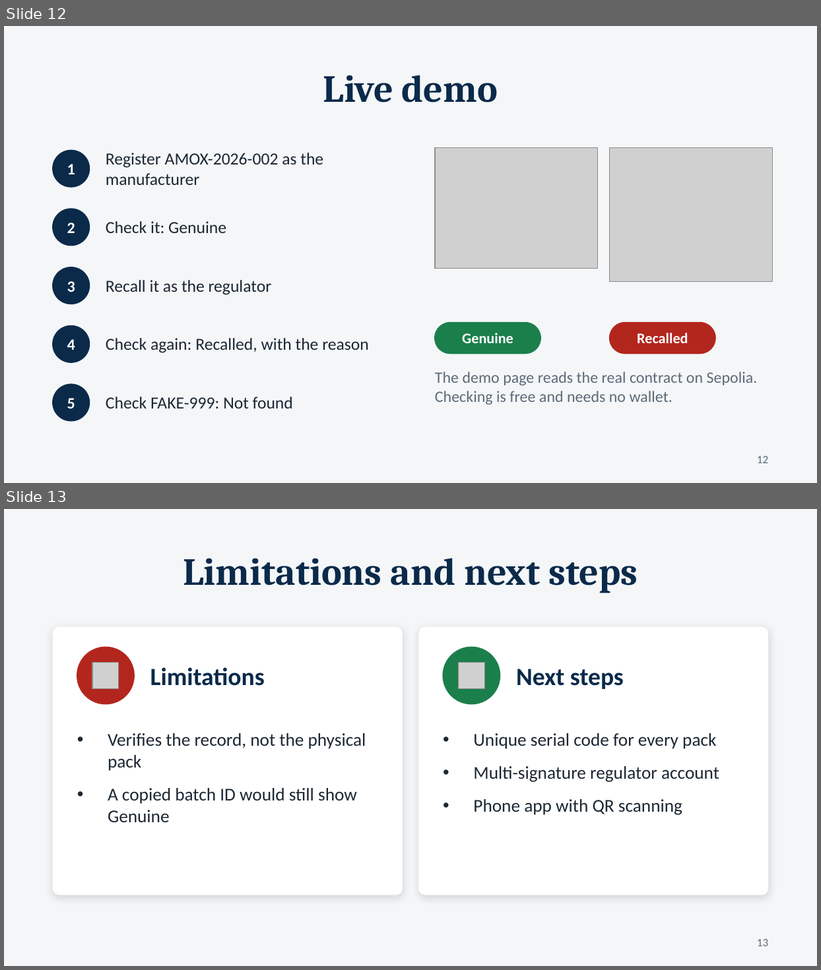
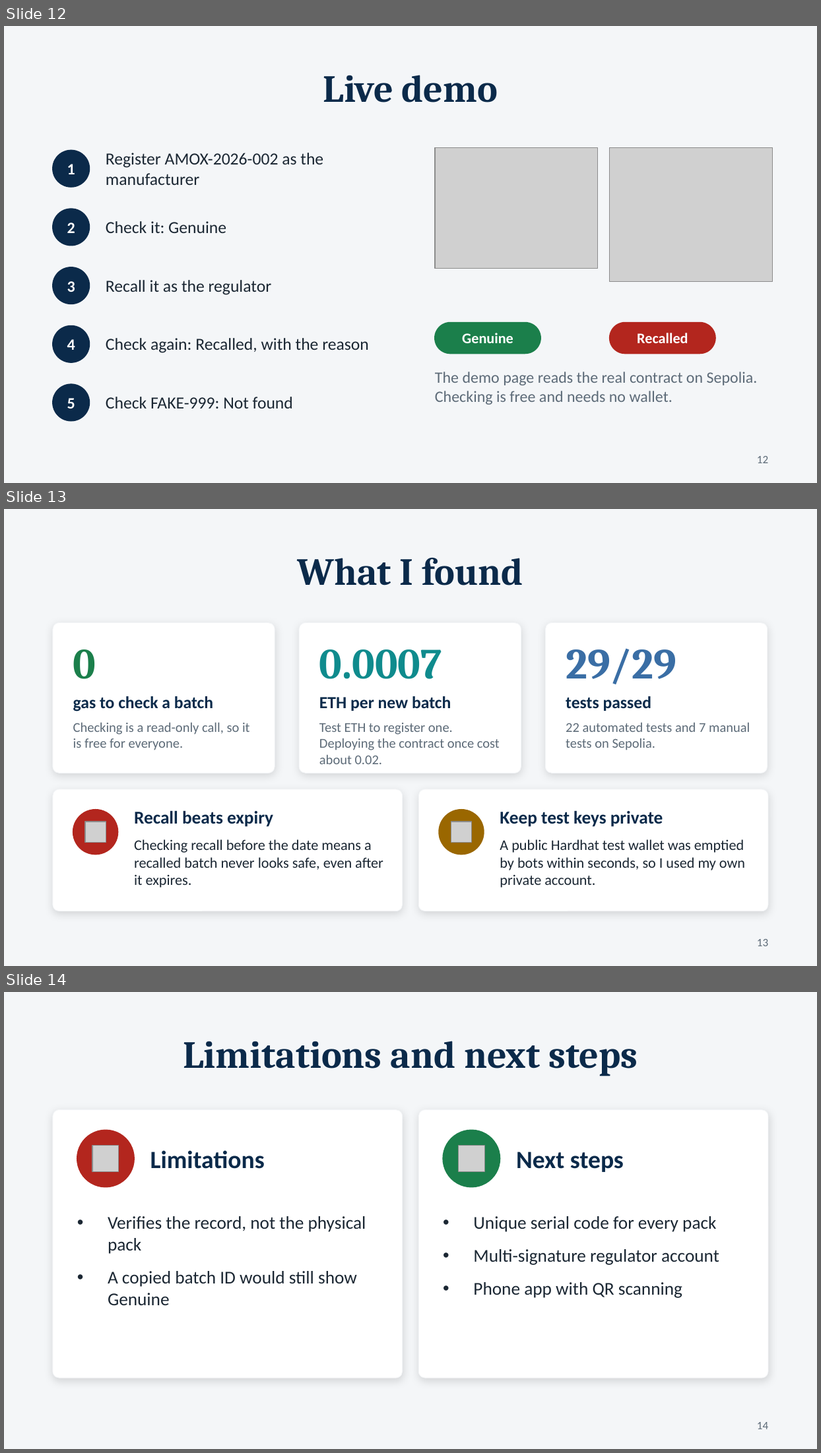
Before and after one commit to shasha-12/Medecine_Registry, a slide deck: docs/Presentation.pptx. Shown one above the other, each under a label of ours: slides 12 and 13 before the commit, slides 12, 13 and 14 after it. The pictures are 821x970 and 821x1453 pixels, drawn with LibreOffice and Linux fonts; fonts in the diff are those of the drawing; grey boxes stand for pictures. Boxes give left, top, right and bottom in pixels: in the first picture for what was removed or moved away, otherwise in the second. Text is boxed around its words. In the diff, an @@ line names an element or a change of style, - is before the commit and + after.

Commit message:
Add findings slide to deck and update oral script

```diff
--- a/docs/Presentation.pptx
+++ b/docs/Presentation.pptx
@@ slide 13 added at <box>4,509,817,966</box>, background #F4F6F8 @@
@@ title added at <box>298,557,523,586</box>, 34 pt, text #0B2A4A, bold @@
+What I found
@@ rounded rectangle added at <box>53,623,275,773</box>, fill #FFFFFF, outline #F4F6F8 0.5 pt @@
@@ rounded rectangle added at <box>299,623,521,773</box>, fill #FFFFFF, outline #F4F6F8 0.5 pt @@
@@ rounded rectangle added at <box>546,623,768,773</box>, fill #FFFFFF, outline #F4F6F8 0.5 pt @@
@@ text added at <box>73,650,96,679</box>, 38 pt, text #1B7F4B, bold @@
+0
@@ text added at <box>319,650,442,679</box>, 38 pt, text #0F8B8D, bold @@
+0.0007
@@ text added at <box>566,648,677,685</box>, 38 pt, text #3A6EA5, bold @@
+29/29
@@ text added at <box>73,696,213,712</box>, 15 pt, text #0B2A4A, bold @@
+gas to check a batch
@@ text added at <box>319,696,451,711</box>, 15 pt, text #0B2A4A, bold @@
+ETH per new batch
@@ text added at <box>566,696,652,711</box>, 15 pt, text #0B2A4A, bold @@
+tests passed
@@ text added at <box>73,722,250,751</box>, 12 pt, text #5D6B78 @@
+Checking is a read-only call, so it is free for everyone.
@@ text added at <box>319,723,500,764</box>, 12 pt, text #5D6B78 @@
+Test ETH to register one. Deploying the contract once cost about 0.02.
@@ text added at <box>566,722,750,751</box>, 12 pt, text #5D6B78 @@
+22 automated tests and 7 manual tests on Sepolia.
@@ rounded rectangle added at <box>53,789,403,912</box>, fill #FFFFFF, outline #F4F6F8 0.5 pt @@
@@ rounded rectangle added at <box>418,789,768,912</box>, fill #FFFFFF, outline #F4F6F8 0.5 pt @@
@@ ellipse added at <box>73,810,118,855</box>, fill #B3261E, outline #B3261E 1 pt @@
@@ picture added at <box>85,822,106,842</box> @@
@@ text added at <box>134,811,273,827</box>, 16 pt, text #0B2A4A, bold @@
+Recall beats expiry
@@ ellipse added at <box>439,810,484,855</box>, fill #9A6700, outline #9A6700 1 pt @@
@@ picture added at <box>451,822,471,842</box> @@
@@ text added at <box>500,811,663,827</box>, 16 pt, text #0B2A4A, bold @@
+Keep test keys private
@@ text added at <box>134,840,384,888</box>, 13 pt, text #1B2733 @@
+Checking recall before the date means a recalled batch never looks safe, even after it expires.
@@ text added at <box>500,840,745,888</box>, 13 pt, text #1B2733 @@
+A public Hardhat test wallet was emptied by bots within seconds, so I used my own private account.
@@ page number added at <box>757,939,768,947</box>, 10 pt, text #5D6B78 @@
+13
@@ what was slide 13 is now slide 14 @@
@@ page number at <box>757,1422,768,1430</box>: text changed @@
-13
+14
```
